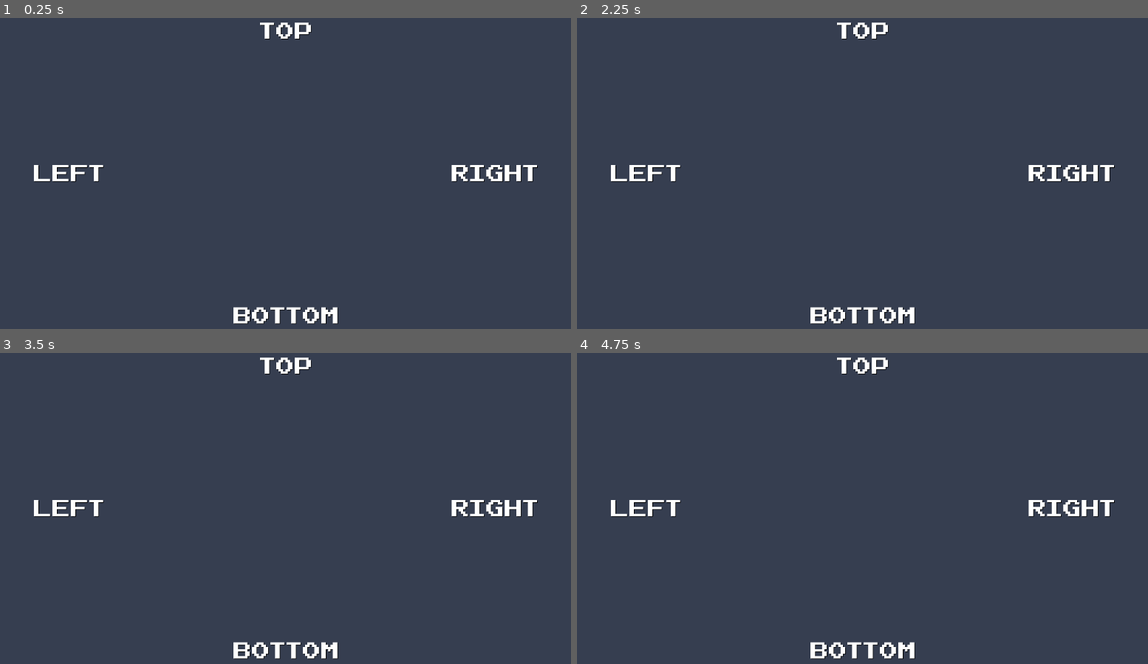
Above: before the commit, frames 1-4 (two rows, left to right).
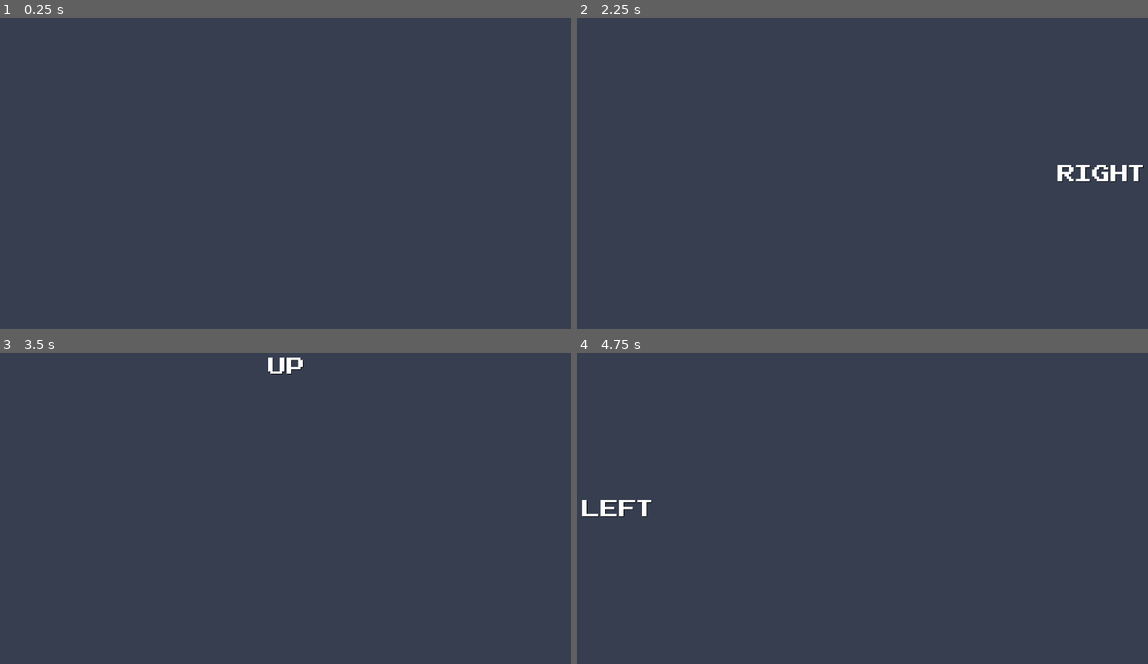
Above: after the commit, the same moments.

Repository: Morphclue/pata-beat
Game: Godot game, scene res://scenes/main.tscn
Same seed, same stepped clock (60 frames per second), same inputs: the game is played once before the commit and once after it.
Inputs:
- Up to frame 1 (0.25 s): no input
- Up to frame 2 (2.25 s): tap Enter at 0.5, 2 s; hold Right (ui_right) 0.53-1.28 s; tap Space at 1.25 s; hold Down (ui_down) 1.28-2.03 s; hold Right (ui_right) from 2.03 s (still down)
- Up to frame 3 (3.5 s): tap Space at 2.75 s; release Right (ui_right) at 2.78 s; hold Up (ui_up) from 2.78 s (still down)
- Up to frame 4 (4.75 s): tap Enter at 3.5 s; release Up (ui_up) at 3.53 s; hold Left (ui_left) from 3.53 s (still down); tap Space at 4.25 s

The runs differ from the first frame. In frame 1, 1.7% of the frame differs, in the area x 5-95%, y 1-99%; in frame 2, 1.9%; in frame 3, 1.7%; in frame 4, 1.9%, in the area x 0-95%, y 1-99%.

Commit message:
feat: added label-logic and renamed labels

Diff:
--- a/scenes/main.tscn
+++ b/scenes/main.tscn
@@ -21,56 +21,56 @@
 margin_bottom = 600.0
 
 [node name="VBoxContainer" type="VBoxContainer" parent="CenterContainer"]
-margin_left = 74.0
+margin_left = 24.0
 margin_top = 29.0
-margin_right = 950.0
+margin_right = 1000.0
 margin_bottom = 570.0
 custom_constants/separation = 200
 
-[node name="Top" type="Label" parent="CenterContainer/VBoxContainer"]
-margin_right = 876.0
+[node name="Up" type="Label" parent="CenterContainer/VBoxContainer"]
+margin_right = 976.0
 margin_bottom = 47.0
-rect_min_size = Vector2( 0, 47 )
+rect_min_size = Vector2( 976, 47 )
 custom_fonts/font = ExtResource( 1 )
 custom_colors/font_color_shadow = Color( 0, 0, 0, 1 )
-text = "Top"
+text = "Up"
 align = 1
 valign = 1
 
 [node name="HBoxContainer" type="HBoxContainer" parent="CenterContainer/VBoxContainer"]
 margin_top = 247.0
-margin_right = 876.0
+margin_right = 976.0
 margin_bottom = 294.0
 rect_min_size = Vector2( 0, 47 )
-custom_constants/separation = 600
+custom_constants/separation = 700
 
 [node name="Left" type="Label" parent="CenterContainer/VBoxContainer/HBoxContainer"]
 margin_right = 124.0
 margin_bottom = 47.0
-rect_min_size = Vector2( 0, 47 )
+rect_min_size = Vector2( 124, 47 )
 custom_fonts/font = ExtResource( 1 )
 custom_colors/font_color_shadow = Color( 0, 0, 0, 1 )
 text = "Left"
 valign = 1
 
 [node name="Right" type="Label" parent="CenterContainer/VBoxContainer/HBoxContainer"]
-margin_left = 724.0
-margin_right = 876.0
+margin_left = 824.0
+margin_right = 976.0
 margin_bottom = 47.0
-rect_min_size = Vector2( 0, 47 )
+rect_min_size = Vector2( 152, 47 )
 custom_fonts/font = ExtResource( 1 )
 custom_colors/font_color_shadow = Color( 0, 0, 0, 1 )
 text = "Right"
 align = 2
 valign = 1
 
-[node name="Bottom" type="Label" parent="CenterContainer/VBoxContainer"]
+[node name="Down" type="Label" parent="CenterContainer/VBoxContainer"]
 margin_top = 494.0
-margin_right = 876.0
+margin_right = 976.0
 margin_bottom = 541.0
-rect_min_size = Vector2( 0, 47 )
+rect_min_size = Vector2( 976, 47 )
 custom_fonts/font = ExtResource( 1 )
 custom_colors/font_color_shadow = Color( 0, 0, 0, 1 )
-text = "Bottom"
+text = "Down"
 align = 1
 valign = 1
--- a/scripts/main.gd
+++ b/scripts/main.gd
@@ -1 +1,31 @@
 extends MarginContainer
+
+onready var up_label = $CenterContainer/VBoxContainer/Up
+onready var left_label = $CenterContainer/VBoxContainer/HBoxContainer/Left
+onready var right_label = $CenterContainer/VBoxContainer/HBoxContainer/Right
+onready var down_label = $CenterContainer/VBoxContainer/Down
+
+
+func _ready():
+	_reset_labels()
+
+
+func _process(delta):
+	_check_input(up_label, "ui_up")
+	_check_input(left_label, "ui_left")
+	_check_input(right_label, "ui_right")
+	_check_input(down_label, "ui_down")
+
+
+func _check_input(label, key):
+	if Input.is_action_just_pressed(key):
+		_reset_labels()
+		key.erase(0, 3)
+		label.text = key
+
+
+func _reset_labels():
+	up_label.text = ""
+	left_label.text = ""
+	right_label.text = ""
+	down_label.text = ""
